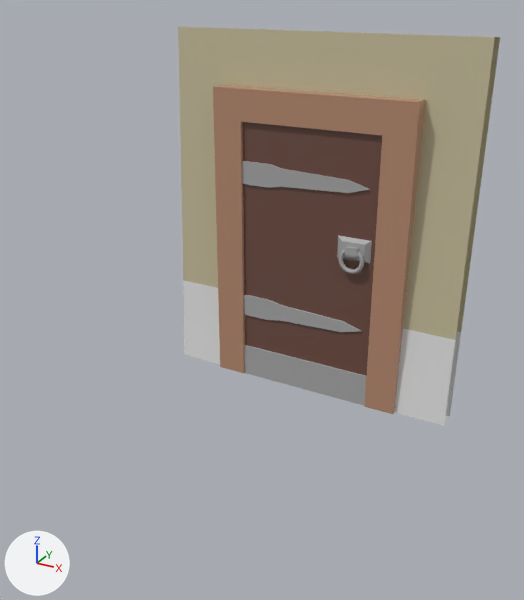
An edit to the FBX model Assets/Models/Door.fbx, drawn before and after from the same camera.
Both versions are drawn from a 50 mm lens placed at (5.11, -0.76, 3.91), pointed at (2.42, 4.14, 1.46). The axes (+X, +Y, +Z) are drawn at lower left. The lights are the same throughout. Where no turn or scale is listed for an object, it has been applied to the vertices.
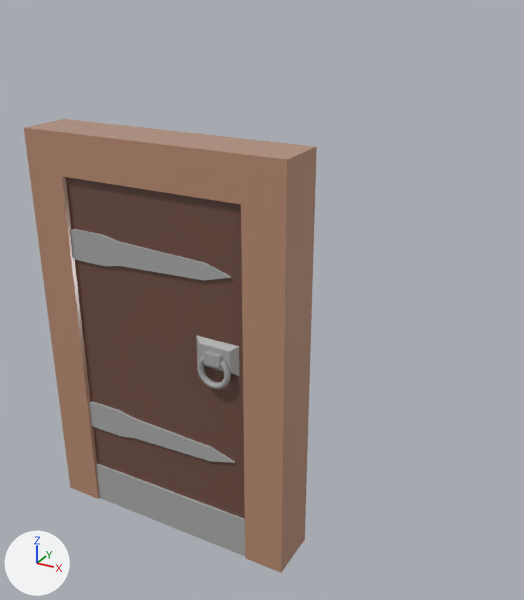
Changed parts and their boxes (x1, y1, x2, y2) in the pictures (524 x 600 px; the box of a moved part takes in the faces that stretch with it):
'polySurface5', reshaped, moved (9% narrower, 14% taller)
    before: (178, 27, 500, 426)
    after: (24, 119, 317, 573)
part 1 of me_mesh, moved or reshaped
    before: (243, 122, 382, 376)
    after: (66, 177, 245, 519)
part 2 of me_mesh, moved or reshaped
    before: (244, 345, 366, 406)
    after: (96, 463, 245, 556)
part 3 of me_mesh, moved or reshaped
    before: (244, 295, 361, 332)
    after: (89, 401, 235, 463)
part 4 of me_mesh, moved or reshaped
    before: (337, 235, 372, 264)
    after: (196, 335, 239, 376)
part 5 of me_mesh, moved or reshaped
    before: (338, 249, 364, 274)
    after: (197, 355, 231, 389)
part 6 of me_mesh, moved or reshaped
    before: (242, 161, 370, 193)
    after: (70, 229, 231, 280)
part 7 of me_mesh, moved or reshaped
    before: (213, 84, 426, 414)
    after: (24, 119, 317, 573)
part 8 of me_mesh, deleted (beige)
    before: (178, 27, 500, 426)

The change in detail:
me_mesh has 648 vertices, 615 faces and spans x 0.0..3.0, y -0.23..0.28, z 0.0..3.51.
me_mesh is used by ob_polysurface5; location (0.8, 5.4, 0.0).
me_mesh part 1: the loose piece of 8 vertices spanning x 0.8..2.2, y -0.15..0.28, z 0.0..2.7 is moved by (-1.5, -0.02, -1.5).
me_mesh part 2: the loose piece of 8 vertices spanning x 0.8..2.2, y -0.17..0.26, z 0.0..0.33 is moved by (-1.5, -0.02, -1.5).
me_mesh part 3: the loose piece of 88 vertices spanning x 0.8..2.11, y -0.17..0.26, z 0.7..0.92 is moved by (-1.5, -0.02, -1.5).
me_mesh part 4: the loose piece of 16 vertices spanning x 1.81..2.16, y -0.23..-0.14, z 1.51..1.74 is moved by (-1.5, -0.02, -1.5).
me_mesh part 5: the loose piece of 400 vertices spanning x 1.86..2.11, y -0.22..-0.18, z 1.4..1.65 is moved by (-1.5, -0.02, -1.5).
me_mesh part 6: the loose piece of 88 vertices spanning x 0.8..2.11, y -0.17..0.26, z 2.1..2.32 is moved by (-1.5, -0.02, -1.5).
me_mesh part 7: the loose piece of 16 vertices spanning x 0.5..2.5, y -0.18..0.21, z 0.0..3.0 is moved by (-1.5, -0.02, -1.5).
me_mesh part 8: the loose piece of 24 vertices spanning x 0.0..3.0, y -0.15..0.21, z 0.0..3.51 is deleted.
me_mesh no longer uses material mat_stone (white #e7e7e7).
me_mesh no longer uses material mat_wall (beige #c8bf9e).
Object 'polySurface5' (ob_polysurface5) moves from (0.8, 5.4, 0.0) to (2.3, 3.033, 1.499).
